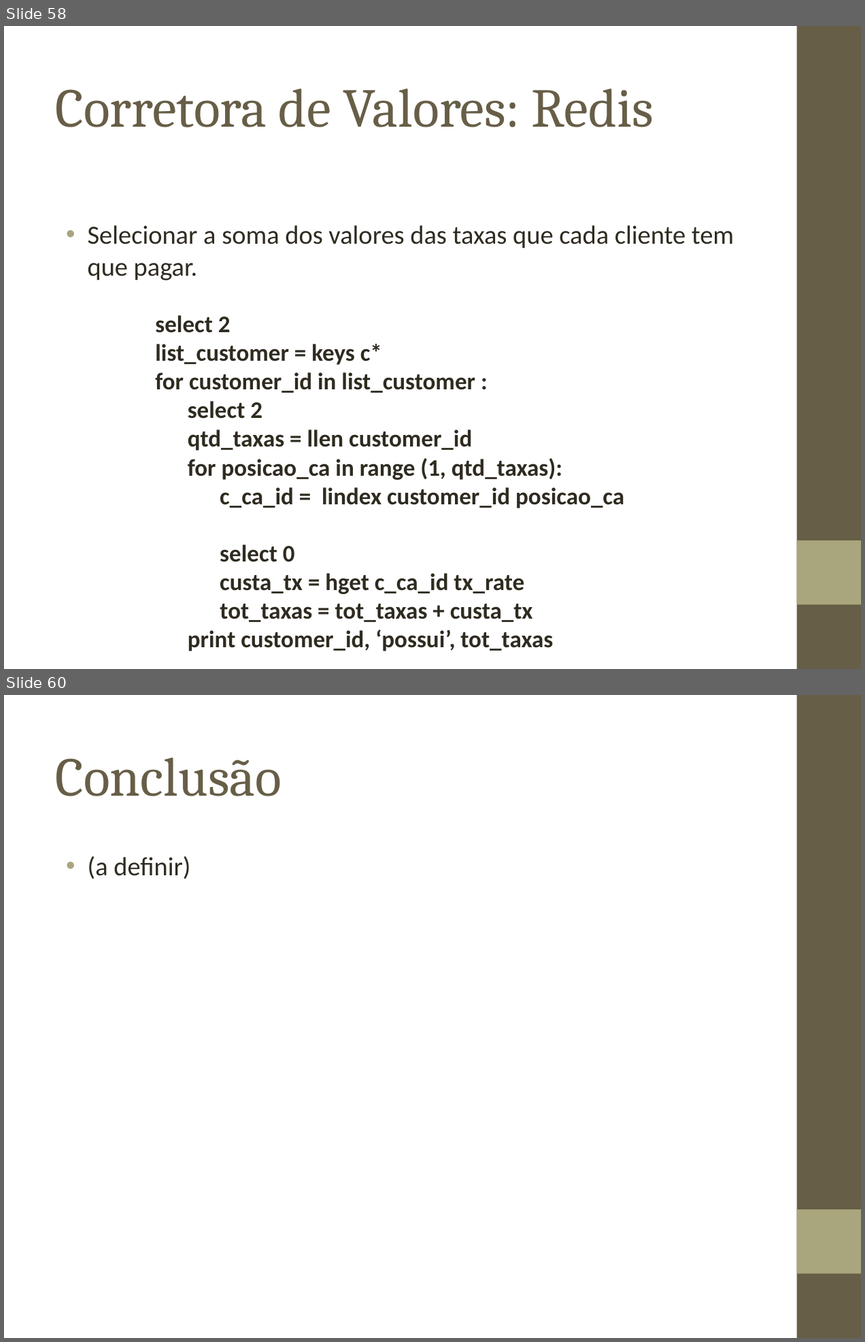
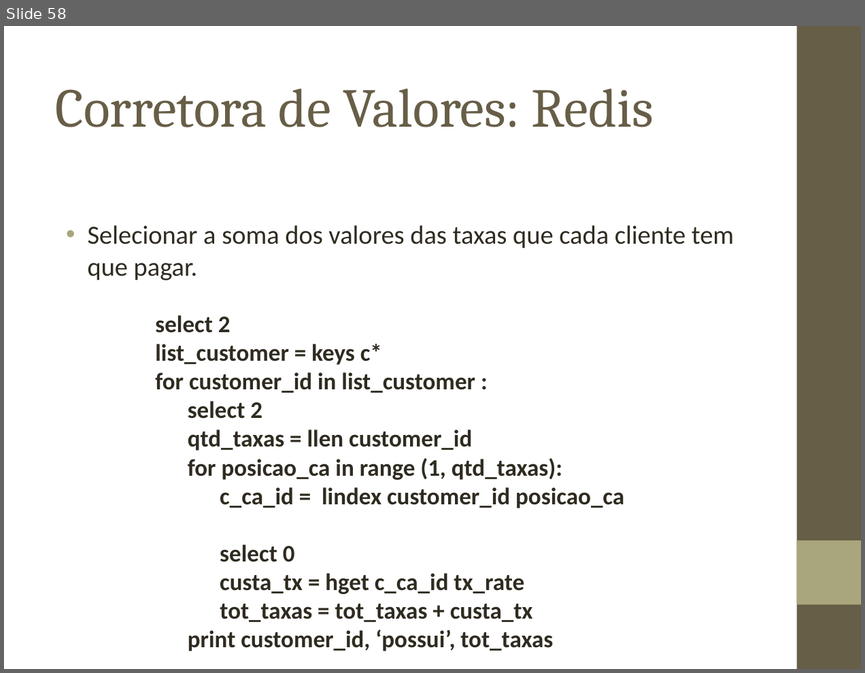
Before and after one commit to biacpaixao/Projeto_Final, a slide deck: apresentacao_projeto_final.ppt. Shown one above the other, each under a label of ours: slides 58 and 60 before the commit, slide 58 after it; the slides between them are not shown. The pictures are 865x1342 and 865x673 pixels, drawn with LibreOffice and Linux fonts; fonts in the diff are those of the drawing; background and template pictures are left out. Boxes give left, top, right and bottom in pixels: in the first picture for what was removed or moved away, otherwise in the second. Text is boxed around its words. In the diff, an @@ line names an element or a change of style, - is before the commit and + after.

```diff
--- a/apresentacao_projeto_final.ppt
+++ b/apresentacao_projeto_final.ppt
@@ slide 60 removed at bbox=[4, 695, 861, 1338], background picture (left out); not listed: 2 template elements that a slide beside it also shows @@
@@ title removed at bbox=[56, 758, 282, 796] @@
-Conclusão
@@ text removed at bbox=[88, 856, 190, 879] @@
-• (a definir)
```
Also in this commit, not shown: 10 slides changed, 1 slide added.
